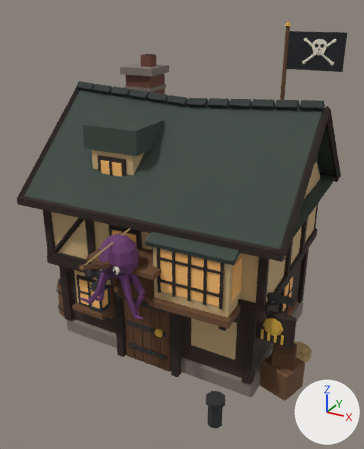
One commit to the Blender file assets/piratetavern/promptholm-piratetavern.blend: the scene before it, then after it.
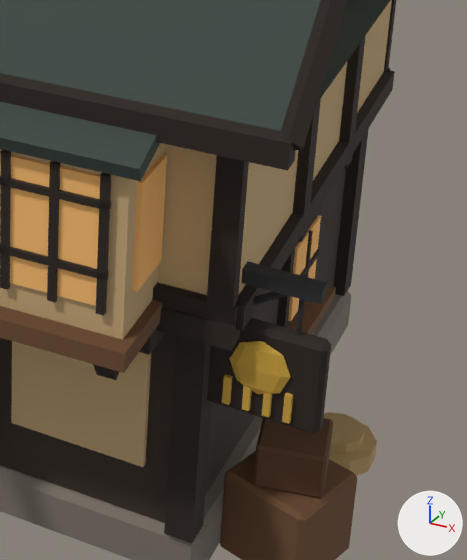
The first picture shows the older version from a 50 mm camera at (1.533, -2.877, 2.247) aimed at (0.08, -0.235, 0.927). The close-ups show the older and then the newer version on the part from 51% to 94% of the width and 46% to 87% of the height of that picture. Only the edits that show in the close-ups are written down. Arrows for +X, +Y and +Z are at lower right; the lights stay in place.

In view in the first close-up: 'Salty corner post.003', 'Salty crate', 'Salty eave board.001', 'Salty lower plaster panel.002', 'Salty oriel body', 'Salty oriel glass', 'Salty oriel roof', 'Salty sign arm', 'Salty sign board', 'Salty sign chain.001', 'Salty sign kraken', 'Salty sign kraken arm', 'Salty sign kraken arm.001', 'Salty sign kraken arm.002', 'Salty sign kraken arm.003', 'Salty sign stay', 'Salty slate roof', 'Salty stone foot', 'Salty tarred walls', 'Salty upper storey' and 26 more.
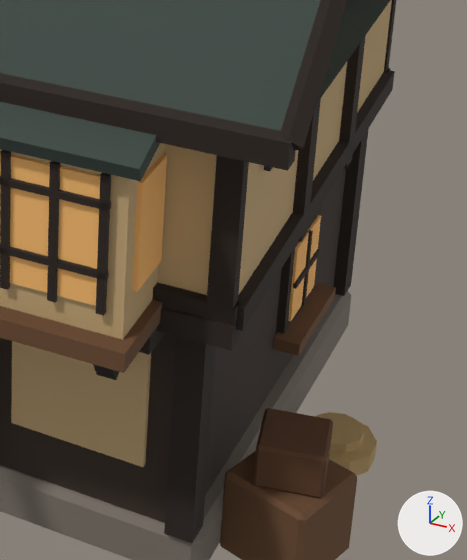
What differs and where, as boxes [x1, y1, x2, y2] in the close-ups (467 x 560 px):
```json
{"object": "Salty sign board", "change": "deleted", "before": [207, 318, 331, 434], "on screen": "black"}
{"object": "Salty sign kraken", "change": "deleted", "before": [230, 341, 290, 394], "on screen": "yellow"}
{"object": "Salty sign arm", "change": "deleted", "before": [241, 261, 328, 304], "on screen": "black"}
{"object": "Salty sign kraken arm.003", "change": "deleted", "before": [282, 392, 293, 424]}
{"object": "Salty sign kraken arm", "change": "deleted", "before": [222, 374, 232, 405]}
{"object": "Salty sign stay", "change": "deleted", "before": [253, 291, 288, 305], "on screen": "mostly hidden"}
{"object": "Salty sign kraken arm.002", "change": "deleted", "before": [262, 392, 272, 417]}
{"object": "Salty sign kraken arm.001", "change": "deleted", "before": [242, 385, 252, 411]}
{"object": "Salty sign chain.001", "change": "deleted", "before": [296, 299, 305, 335]}
```

Scene script edits in JSON lines:
```json
{"op": "remove", "block": "ob_salty_sign_arm", "code": ["ob_salty_sign_arm = bpy.data.objects.new('Salty sign arm', me_cube_117)", "ob_salty_sign_arm.location = (0.8, -0.5, 0.74)"]}
{"op": "remove", "block": "ob_salty_sign_stay", "code": ["ob_salty_sign_stay = bpy.data.objects.new('Salty sign stay', me_cone_040)", "ob_salty_sign_stay.location = (0.79, -0.5, 0.677)", "ob_salty_sign_stay.rotation_euler = (1.002, 0.0, 1.571)  # degrees (57, 0, 90)"]}
{"op": "remove", "block": "ob_salty_sign_chain_001", "code": ["ob_salty_sign_chain_001 = bpy.data.objects.new('Salty sign chain.001', me_cone_042)", "ob_salty_sign_chain_001.location = (0.89, -0.5, 0.68)", "ob_salty_sign_chain_001.rotation_euler = (0.0, 3.142, 0.0)  # degrees (0, 180, 0)"]}
{"op": "remove", "block": "ob_salty_sign_board", "code": ["ob_salty_sign_board = bpy.data.objects.new('Salty sign board', me_cube_118)", "ob_salty_sign_board.location = (0.83, -0.5, 0.54)"]}
{"op": "remove", "block": "ob_salty_sign_kraken", "code": ["ob_salty_sign_kraken = bpy.data.objects.new('Salty sign kraken', me_sphere_006)", "ob_salty_sign_kraken.location = (0.83, -0.525, 0.56)"]}
{"op": "remove", "block": "ob_salty_sign_kraken_arm", "code": ["ob_salty_sign_kraken_arm = bpy.data.objects.new('Salty sign kraken arm', me_cube_119)", "ob_salty_sign_kraken_arm.location = (0.77, -0.525, 0.49)"]}
{"op": "remove", "block": "ob_salty_sign_kraken_arm_001", "code": ["ob_salty_sign_kraken_arm_001 = bpy.data.objects.new('Salty sign kraken arm.001', me_cube_120)", "ob_salty_sign_kraken_arm_001.location = (0.81, -0.525, 0.49)"]}
{"op": "remove", "block": "ob_salty_sign_kraken_arm_002", "code": ["ob_salty_sign_kraken_arm_002 = bpy.data.objects.new('Salty sign kraken arm.002', me_cube_121)", "ob_salty_sign_kraken_arm_002.location = (0.85, -0.525, 0.49)"]}
{"op": "remove", "block": "ob_salty_sign_kraken_arm_003", "code": ["ob_salty_sign_kraken_arm_003 = bpy.data.objects.new('Salty sign kraken arm.003', me_cube_122)", "ob_salty_sign_kraken_arm_003.location = (0.89, -0.525, 0.49)"]}
```
